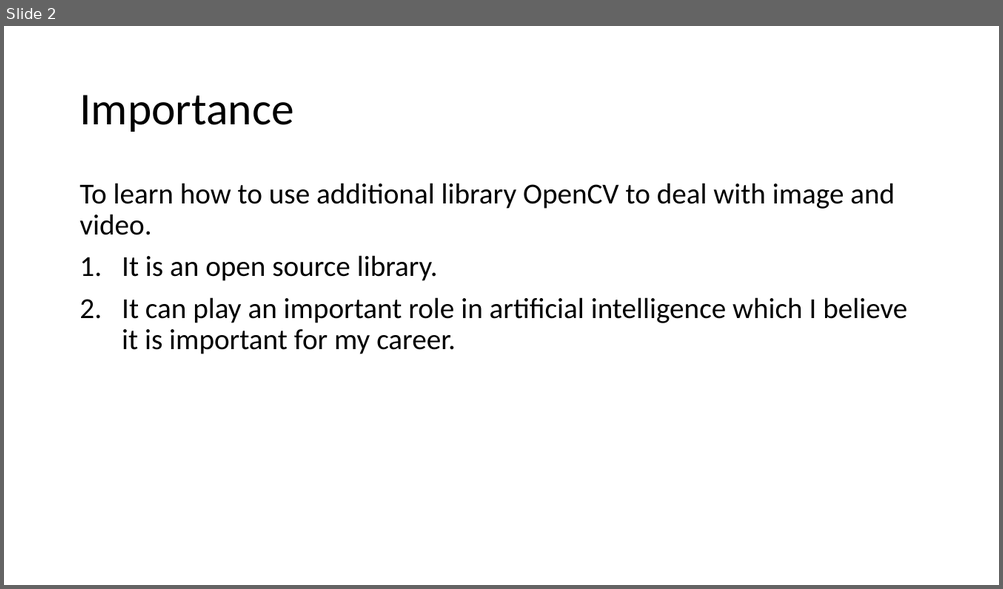
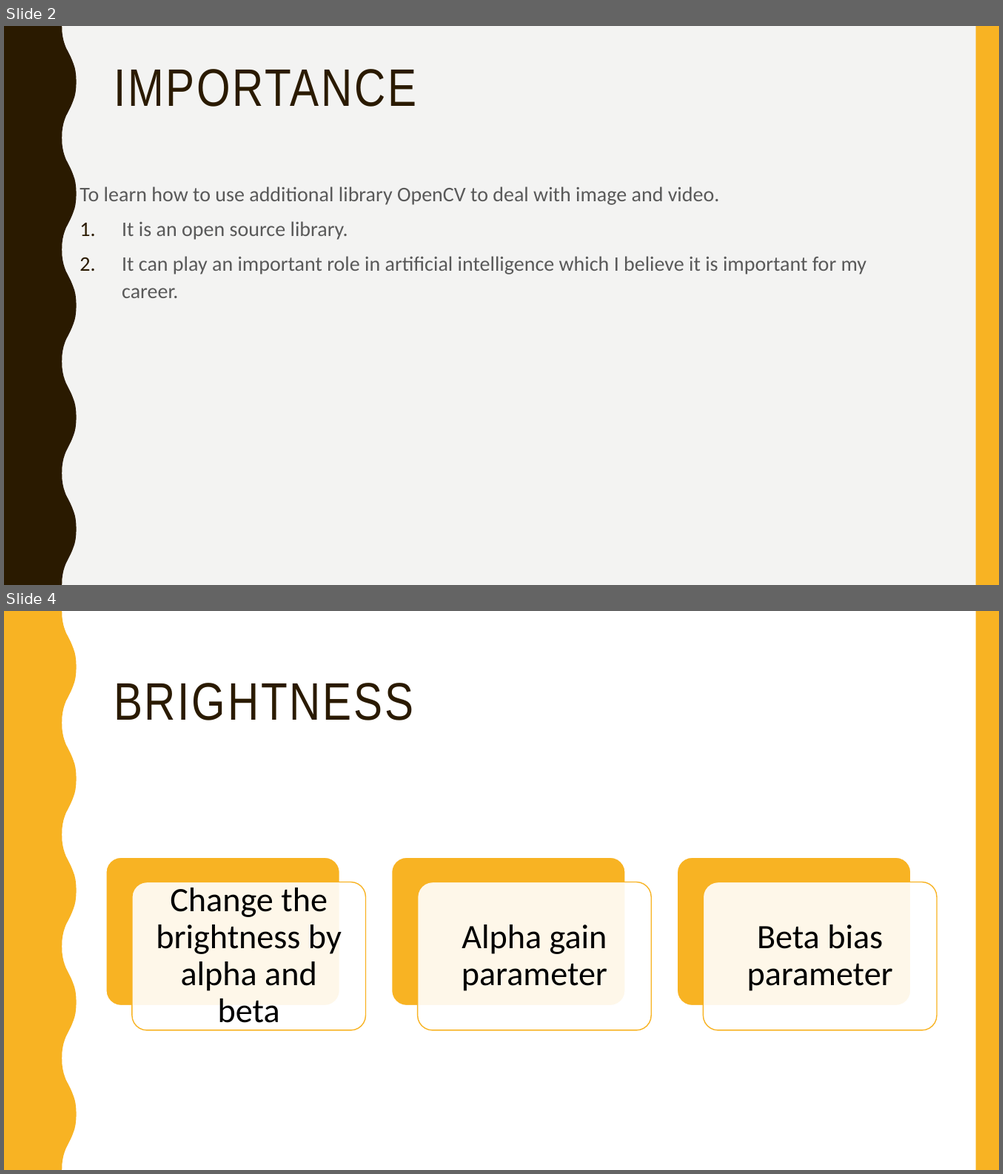
Before and after one commit to pzhu301/165FinalProject-PictureModification, a slide deck: FinalProject.pptx. Shown one above the other, each under a label of ours: slide 2 before the commit, slides 2 and 4 after it; the slides between them are not shown. The pictures are 1003x589 and 1003x1174 pixels, drawn with LibreOffice and Linux fonts; fonts in the diff are those of the drawing. Boxes give left, top, right and bottom in pixels: in the first picture for what was removed or moved away, otherwise in the second. Text is boxed around its words. In the diff, an @@ line names an element or a change of style, - is before the commit and + after.

```diff
--- a/FinalProject.pptx
+++ b/FinalProject.pptx
@@ slide 4 added at [4,611,999,1170], background #FFFFFF; not listed: 1 template element that a slide beside it also shows @@
@@ rectangle added at [4,611,999,1170], fill #FFFFFF @@
@@ freeform shape added at [4,611,77,1170], fill #F8B323 @@
@@ rectangle added at [976,611,999,1170], fill #F8B323 @@
@@ title added at [114,683,413,721], 51 pt, text #2A1A00 @@
+BRIGHTNESS
@@ group added at [106,858,936,1031]: 6 rounded rectangles, 3 texts @@
+Change the brightness by alpha and beta
+Alpha gain parameter
+Beta bias parameter
@@ slide 2 changed as well @@
@@ background #FFFFFF to #F3F3F2 @@
@@ freeform shape added at [4,26,77,585], fill #2A1A00 @@
@@ rectangle added at [976,26,999,585], fill #F8B323 @@
@@ title "IMPORTANCE" at [114,69,417,107]: vertical alignment middle to top @@
@@ title at [114,69,417,107]: text changed; size 44 to 51 pt; font Calibri to Arial Narrow; text colour #000000 to #2A1A00 @@
-Importance
+IMPORTANCE
@@ text "To learn how to use ..." at [79,187,867,298]: size 28 to 20 pt, text colour #000000 to #595959; line spacing 0.9 to 1.1; less space between paragraphs @@
```
Also in this commit, not shown: 1 other slide changed, 2 other slides added, 2 slides removed.
